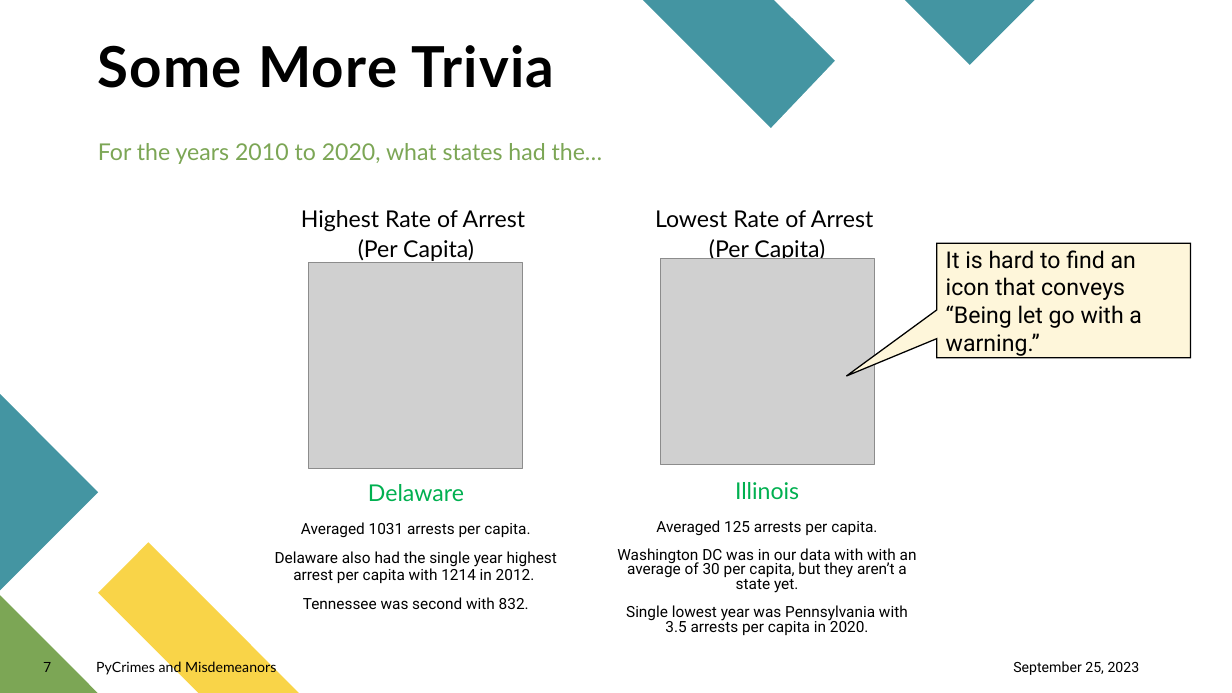
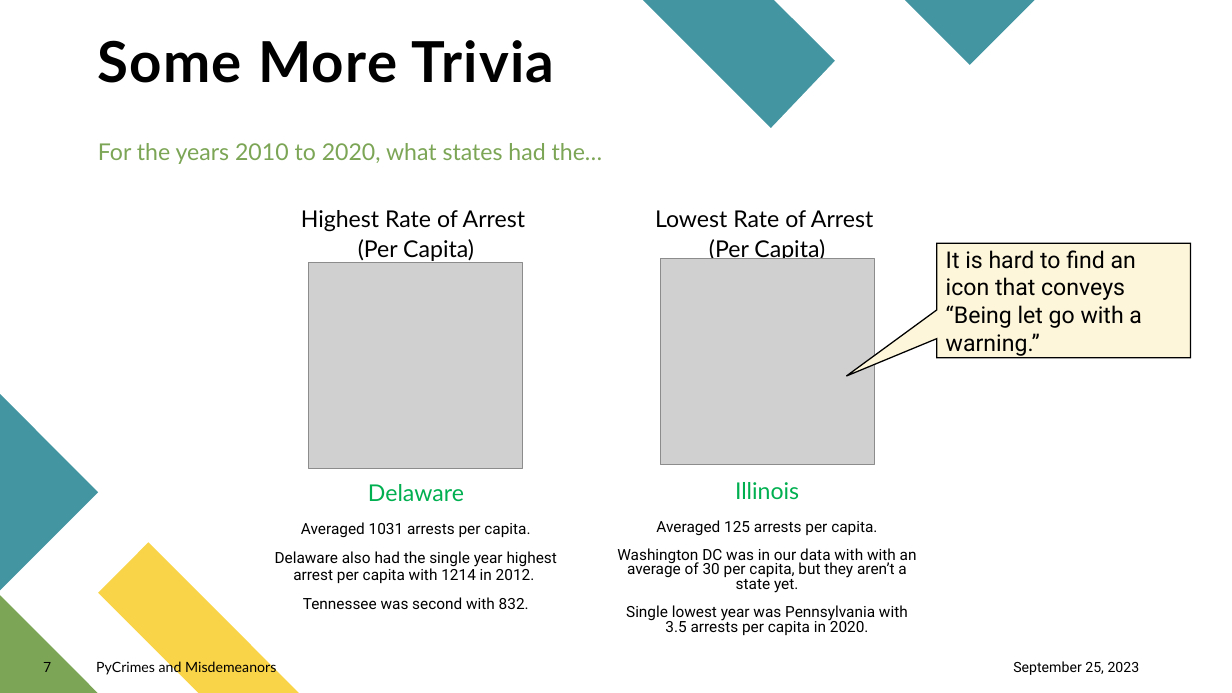
Before and after one commit to S-Bonillas/P1-PyCrimes_and_Misdemeanors, a slide deck: slide 7 of PyCrimes_Final/PyCrimes_Presentation.pptx. Drawn at 1232x693 pixels with LibreOffice and Linux fonts; fonts in the diff are those of the drawing; grey boxes stand for pictures. Boxes give left, top, right and bottom in pixels: in the first picture for what was removed or moved away, otherwise in the second. Text is boxed around its words. In the diff, an @@ line names an element or a change of style, - is before the commit and + after.

```diff
--- a/PyCrimes_Final/PyCrimes_Presentation.pptx
+++ b/PyCrimes_Final/PyCrimes_Presentation.pptx
@@ title "Some More Trivia" moved from (x1=97, y1=45, x2=555, y2=88) to (x1=97, y1=40, x2=555, y2=83) @@
```
Also in this commit, not shown: 7 other slides changed, 1 slide added, 2 other files.
